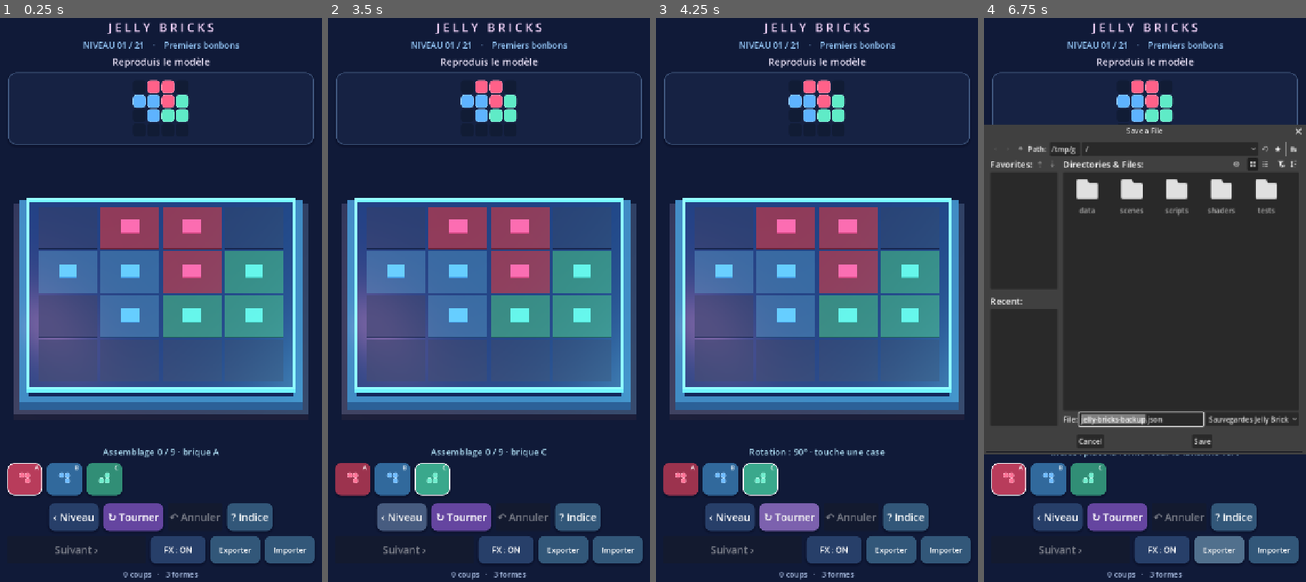
Above: before the commit, frames 1-4 (left to right).
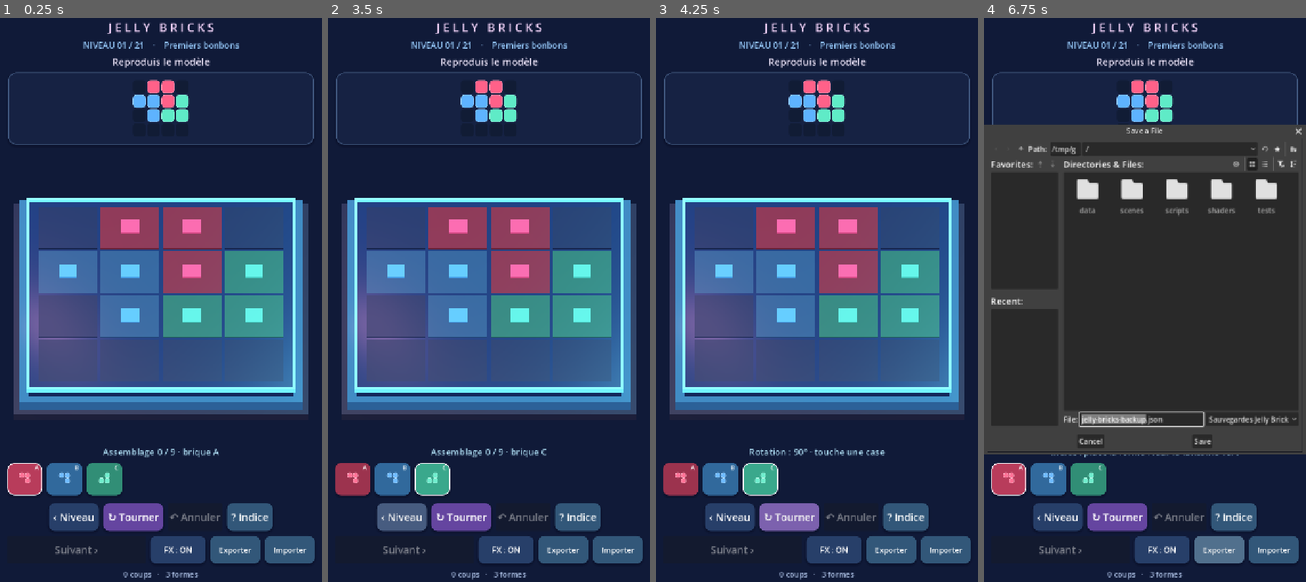
Above: after the commit, the same moments.

Repository: dbrckk/Jelly-bricks
Game: Godot game, scene res://scenes/main.tscn
The game is run twice, just before and just after one commit, with the same random seed, the same clock (stepped at 60 frames per second) and the same inputs.
Inputs (mouse positions are in pixels of both pictures, inside the frame that each line leads up to):
- Up to frame 1 (0.25 s): no input
- Up to frame 2 (3.5 s): click (353, 480) at 0.52 s; click (392, 480) at 1.27 s; click (431, 480) at 2.02 s; click "‹ Niveau" at 2.75 s
- Up to frame 3 (4.25 s): click "↻ Tourner" at 3.5 s
- Up to frame 4 (6.75 s): click "? Indice" at 4.25 s; click "FX : ON" at 5 s; click "FX : OFF" at 5.75 s; click "Exporter" at 6.5 s

Frames 1-3 are identical in both runs. In frame 4, 0.5% of the frame differs, in the area x 0-98%, y 21-78%.

Commit message:
render(native): subtle procedural studio-light sweep across every glossy jelly volume

Diff:
--- a/native-godot/shaders/jelly.gdshader
+++ b/native-godot/shaders/jelly.gdshader
@@ -9,6 +9,7 @@
 uniform float detail : hint_range(0.0, 1.0) = 1.0;
 uniform float gel_opacity : hint_range(0.0, 1.0) = 0.94;
 uniform float mismatch : hint_range(0.0, 1.0) = 0.0;
+uniform float sheen : hint_range(0.0, 1.0) = 0.42;
 varying vec3 jelly_local;
 
 void vertex() {
@@ -37,6 +38,15 @@
     base = mix(base, vec3(1.0, .985, 1.0), fresnel * .32);
     base += bubble * detail * .065;
     base += softbox * detail * .24;
+    // A slow, thin studio-light reflection travels across the sculpted
+    // candy surface. Uses local coordinates and TIME; no textures, extra
+    // lights, screen sampling or per-frame script updates on Android.
+    float sweep = fract(TIME * .125 + jelly_local.x * .20 +
+        jelly_local.z * .075);
+    float polished_strip = 1.0 - smoothstep(.0, .15, abs(sweep - .55));
+    float glint = polished_strip * sheen * detail *
+        (0.09 + height_grad * .13) * smoothstep(.17, .85, facing);
+    base += vec3(.96, .98, 1.0) * glint;
     // A misplaced piece stays recognizably its own candy color.
     // Only its rim takes a restrained, amber backlit accent.
     ALBEDO = mix(base, vec3(1.0, .64, .20),
